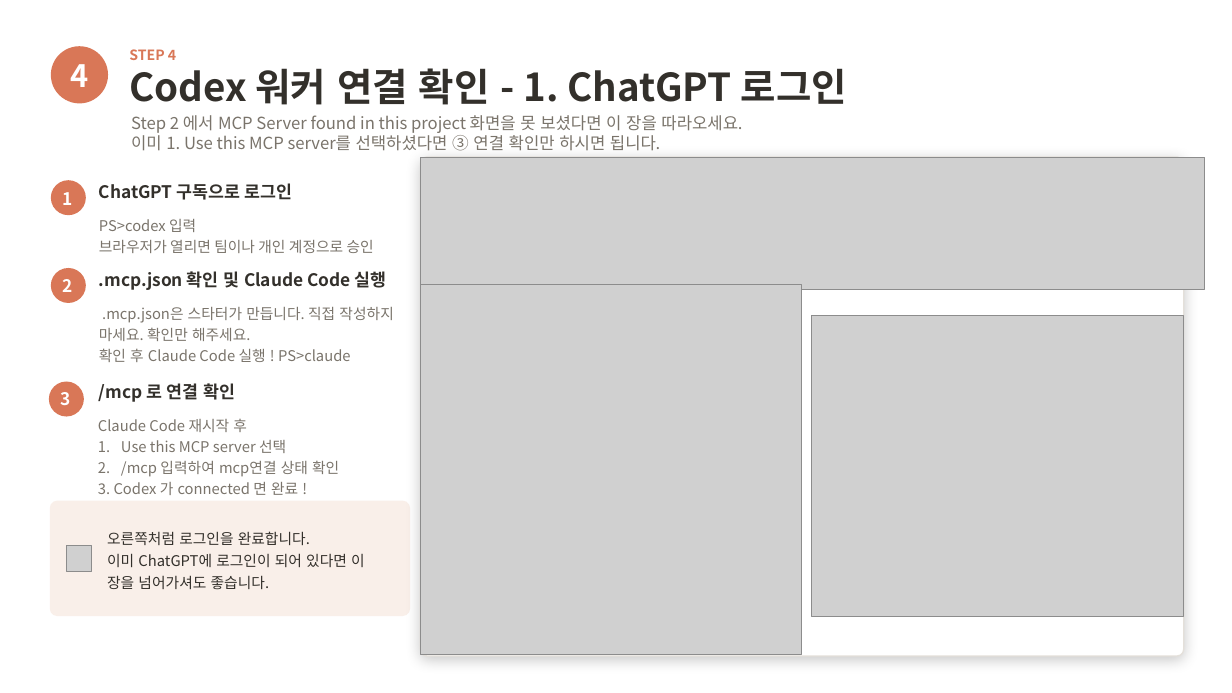
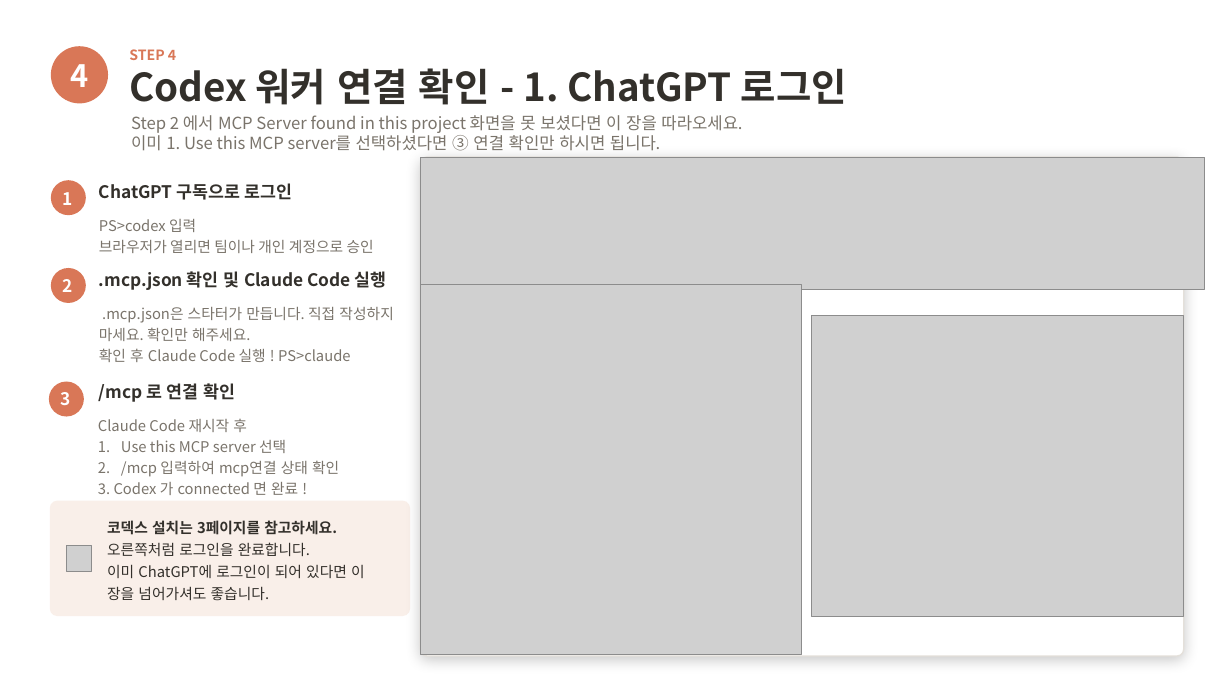
Before and after one commit to 313DEVGRP/Java-Service-Tree-Framework, a slide deck: slide 15 of Multi_Sub_Agent_USE_Manual_v1.0.pptx (slide 14 before the commit). Drawn at 1232x693 pixels with LibreOffice and Linux fonts; fonts in the diff are those of the drawing; grey boxes stand for pictures. Boxes give left, top, right and bottom in pixels: in the first picture for what was removed or moved away, otherwise in the second. Text is boxed around its words. In the diff, an @@ line names an element or a change of style, - is before the commit and + after.

```diff
--- a/Multi_Sub_Agent_USE_Manual_v1.0.pptx
+++ b/Multi_Sub_Agent_USE_Manual_v1.0.pptx
@@ text at (x1=107, y1=520, x2=337, y2=535): paragraph added @@
+코덱스 설치는 3페이지를 참고하세요.
```
Also in this commit, not shown: 1 slide added.
